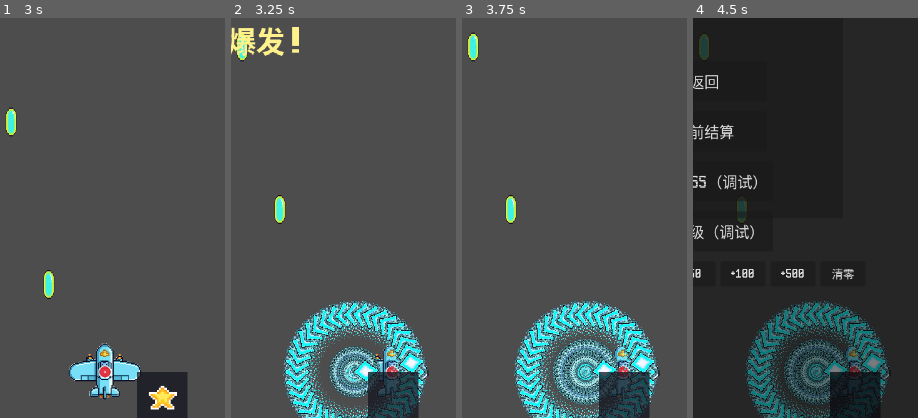
Above: before the commit, frames 1-4 (left to right).
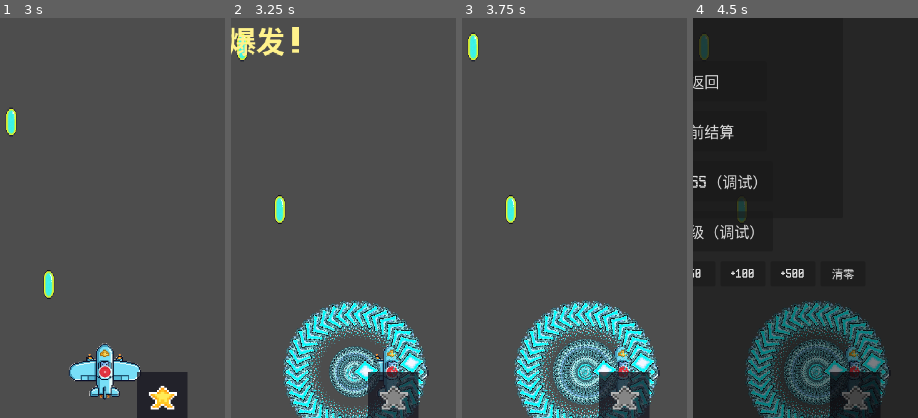
Above: after the commit, the same moments.

Repository: qingzhixing/plane-war
Game: Godot game, scene res://scenes/MainMenu.tscn
Two runs of this game, one before a commit and one after it. Both use one fixed random seed, a clock stepped at 60 frames per second and the inputs below. Sound files missing from this copy of the repository are replaced by a short silence.
Inputs (mouse positions are % of the whole screen's width and height, from its top left):
- Up to frame 1 (3 s): click "开始游戏" at 0.5 s; click "暂停" at 1.25 s; click "继续" at 2 s; tap Enter at 2.75 s; move the mouse to (72, 45) at 2.77 s; hold D from 2.78 s (still down); tap P at 2.85 s; click (72, 45) at 2.92 s
- Up to frame 2 (3.25 s): keep holding D; tap Space at 3.02 s
- Up to frame 3 (3.75 s): release D at 3.5 s; drag from (30, 55) to (86, 89) at 3.52 s
- Up to frame 4 (4.5 s): click "设置" at 4.25 s
The pictures show only the part of the screen within x 50-100%, y 44-94%; the shares and areas given below are measured in that part.

Frame 1 is identical in both runs. In frame 2, 0.5% of the frame differs, in the area x 66-79%, y 92-98%; in frame 3, 0.5%; in frame 4, 0.4%.

Commit message:
🎨 UI: SpellStarButton 使用 NormalIcon 帧序列 + StarIcon 满星就绪表现
Made-with: Cursor

Diff:
--- a/scenes/ui/SpellStarButton.tscn
+++ b/scenes/ui/SpellStarButton.tscn
@@ -6,7 +6,7 @@
 [node name="SpellStarButton" type="TextureButton" unique_id=1293916485]
 offset_right = 25.0
 offset_bottom = 25.0
-scale = Vector2(5.5, 5.5)
+scale = Vector2(6, 6)
 mouse_filter = 2
 stretch_mode = 3
 script = ExtResource("1")
@@ -20,12 +20,8 @@
 grow_vertical = 2
 mouse_filter = 2
 color = Color(0.08, 0.08, 0.12, 0.75)
-corner_radius_top_left = 16
-corner_radius_top_right = 16
-corner_radius_bottom_right = 16
-corner_radius_bottom_left = 16
 
-[node name="StarIcon" type="TextureRect" parent="." unique_id=475180211]
+[node name="NormalIcon" type="TextureRect" parent="." unique_id=475180211]
 layout_mode = 1
 anchors_preset = 8
 anchor_left = 0.5
@@ -41,3 +37,19 @@
 mouse_filter = 2
 texture = ExtResource("2_jg7eg")
 stretch_mode = 3
+
+[node name="StarIcon" type="TextureRect" parent="." unique_id=987654321]
+layout_mode = 1
+anchors_preset = 8
+anchor_left = 0.5
+anchor_top = 0.5
+anchor_right = 0.5
+anchor_bottom = 0.5
+offset_left = -16.0
+offset_top = -16.0
+offset_right = 16.0
+offset_bottom = 16.0
+grow_horizontal = 2
+grow_vertical = 2
+mouse_filter = 2
+stretch_mode = 3
--- a/scripts/ui/spell_star_button.gd
+++ b/scripts/ui/spell_star_button.gd
@@ -6,7 +6,8 @@
 
 var _progress: float = 0.0
 var _frames: Array[Texture2D] = []
-@onready var _icon: TextureRect = $StarIcon
+@onready var _normal_icon: TextureRect = $NormalIcon
+@onready var _star_icon: TextureRect = $StarIcon
 
 
 func _ready() -> void:
@@ -39,10 +40,17 @@
 
 
 func _update_icon() -> void:
-	if _icon == null or _frames.is_empty():
+	if _normal_icon == null or _star_icon == null or _frames.is_empty():
 		return
-	var idx: int = int(round(_progress * float(_frames.size() - 1)))
-	idx = clampi(idx, 0, _frames.size() - 1)
-	_icon.texture = _frames[idx]
-	# 冷却中只显示底框，星星隐藏；冷却完成（≈100%）再显示星星
-	_icon.visible = _progress >= 0.999
+	var idx: int = int(floor(_progress * float(_frames.size()))) # 0~frames.size()
+	idx = clampi(idx, 0, _frames.size())
+	# 冷却中：用 NormalIcon 展示 star0~star3，隐藏 StarIcon
+	if idx < _frames.size() - 1:
+		_normal_icon.texture = _frames[idx]
+		_normal_icon.visible = true
+		_star_icon.visible = false
+	else:
+		# 冷却完成：隐藏普通贴图，仅显示满星 StarIcon
+		_normal_icon.visible = false
+		_star_icon.texture = _frames[_frames.size() - 1]
+		_star_icon.visible = true
